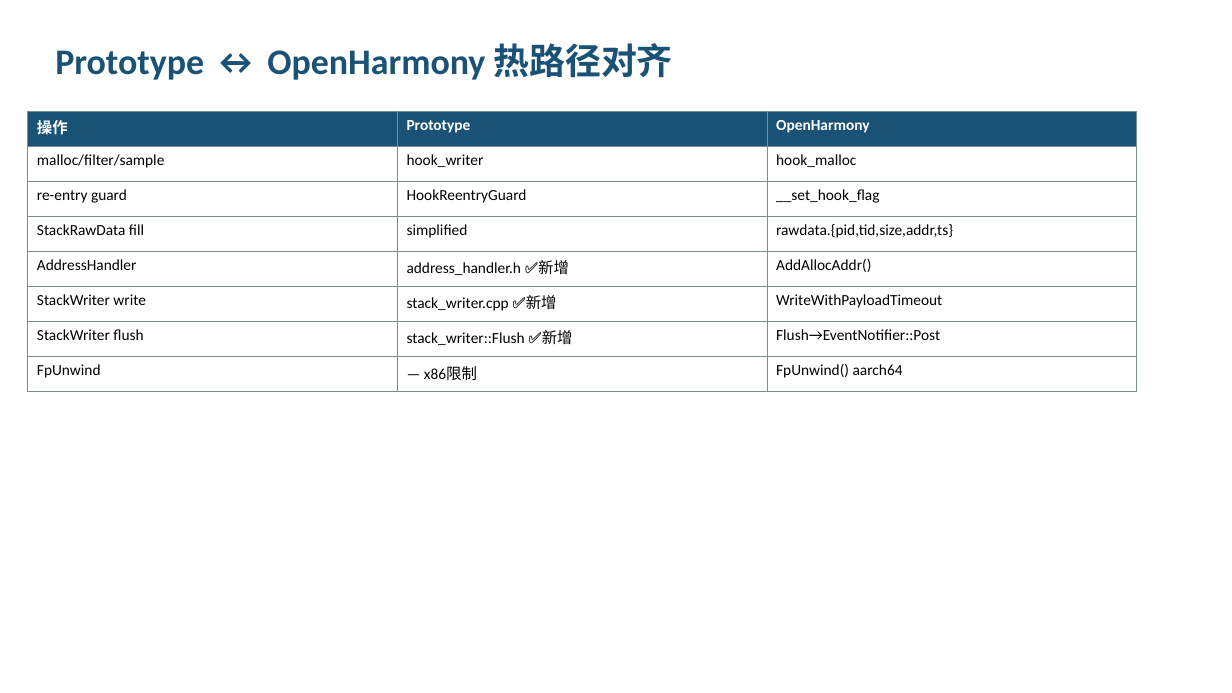
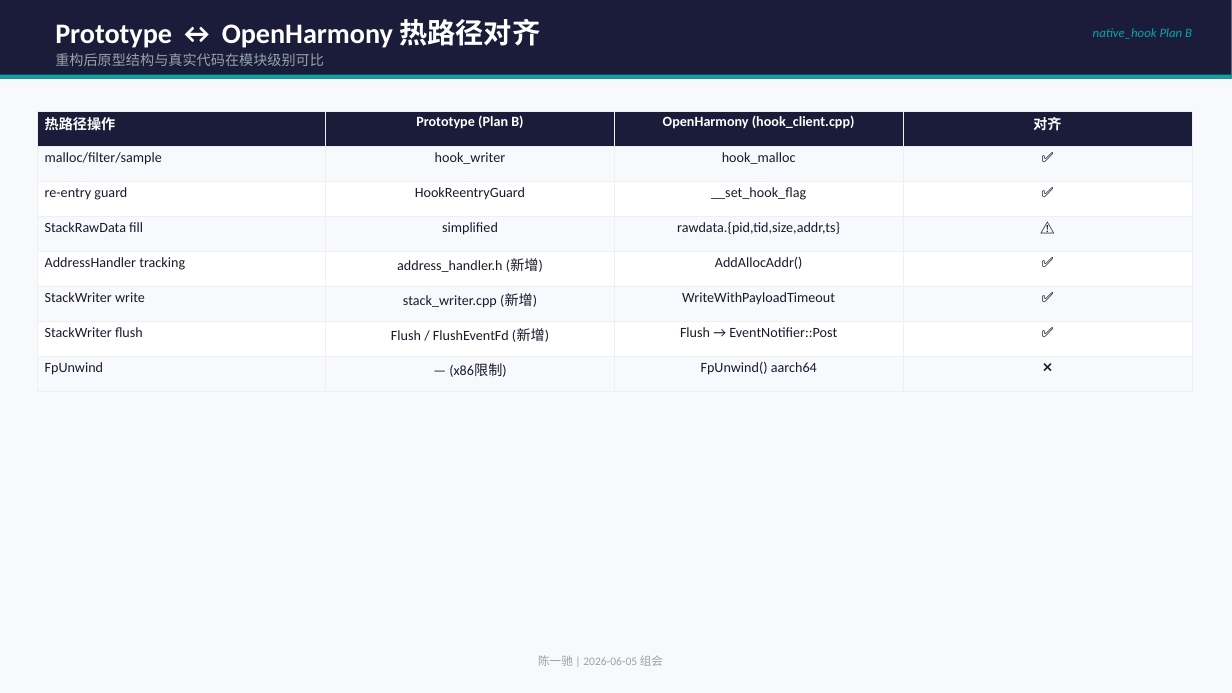
Before and after one commit to YiChiChen1106/Nativehook_linux_planb, a slide deck: slide 7 of presentation/native_hook_progress_2026-06-05.pptx. Drawn at 1232x693 pixels with LibreOffice and Linux fonts; fonts in the diff are those of the drawing. Boxes give left, top, right and bottom in pixels: in the first picture for what was removed or moved away, otherwise in the second. Text is boxed around its words. In the diff, an @@ line names an element or a change of style, - is before the commit and + after.

Commit message:
Redesign PPT: dark theme, cards layout, better visual hierarchy

```diff
--- a/presentation/native_hook_progress_2026-06-05.pptx
+++ b/presentation/native_hook_progress_2026-06-05.pptx
@@ background #FFFFFF to #F7F9FC @@
@@ rectangle added at bbox=[0, 0, 1232, 79], fill #1B1B3A @@
@@ text "Prototype ↔ OpenHarmony 热路径对齐": place and size @@
-text "Prototype ↔ OpenHarmony 热路径对齐" at bbox=[55, 43, 672, 80]
+text "Prototype ↔ OpenHarmony 热路径对齐" at bbox=[55, 19, 540, 48]
@@ text "Prototype ↔ OpenHarmony 热路径对齐" at bbox=[55, 19, 540, 48]: size 28 to 22 pt, text colour #1A5276 to #FFFFFF @@
@@ text added at bbox=[1093, 28, 1192, 39], 10 pt, text #00A8A8, italic @@
+native_hook Plan B
@@ text added at bbox=[55, 53, 324, 66], 11 pt, text #95A5A6 @@
+重构后原型结构与真实代码在模块级别可比
@@ rectangle added at bbox=[0, 75, 1232, 79], fill #00A8A8 @@
@@ table at bbox=[37, 111, 1190, 381] @@
-column 1: 操作 | malloc/filter/sample | re-entry guard | StackRawData fill | AddressHandler | StackWriter write | StackWriter flush | FpUnwind
-column 2: Prototype | hook_writer | HookReentryGuard | simplified | address_handler.h ✅新增 | stack_writer.cpp ✅新增 | stack_writer::Flush ✅新增 | — x86限制
-column 3: OpenHarmony | hook_malloc | __set_hook_flag | rawdata.{pid,tid,size,addr,ts} | AddAllocAddr() | WriteWithPayloadTimeout | Flush→EventNotifier::Post | FpUnwind() aarch64
+column 1: 热路径操作 | malloc/filter/sample | re-entry guard | StackRawData fill | AddressHandler tracking | StackWriter write | StackWriter flush | FpUnwind
+column 2: Prototype (Plan B) | hook_writer | HookReentryGuard | simplified | address_handler.h (新增) | stack_writer.cpp (新增) | Flush / FlushEventFd (新增) | — (x86限制)
+column 3: OpenHarmony (hook_client.cpp) | hook_malloc | __set_hook_flag | rawdata.{pid,tid,size,addr,ts} | AddAllocAddr() | WriteWithPayloadTimeout | Flush → EventNotifier::Post | FpUnwind() aarch64
+column 4: 对齐 | ✅ | ✅ | ⚠️ | ✅ | ✅ | ✅ | ❌
@@ table: place and size @@
-table at bbox=[28, 111, 1137, 385]
+table at bbox=[37, 111, 1190, 381]
@@ text added at bbox=[538, 655, 663, 666], 9 pt, text #95A5A6 @@
+陈一驰 | 2026-06-05 组会
```
Also in this commit, not shown: 8 other slides changed, 1 slide added, 1 slide removed, 2 other files.
